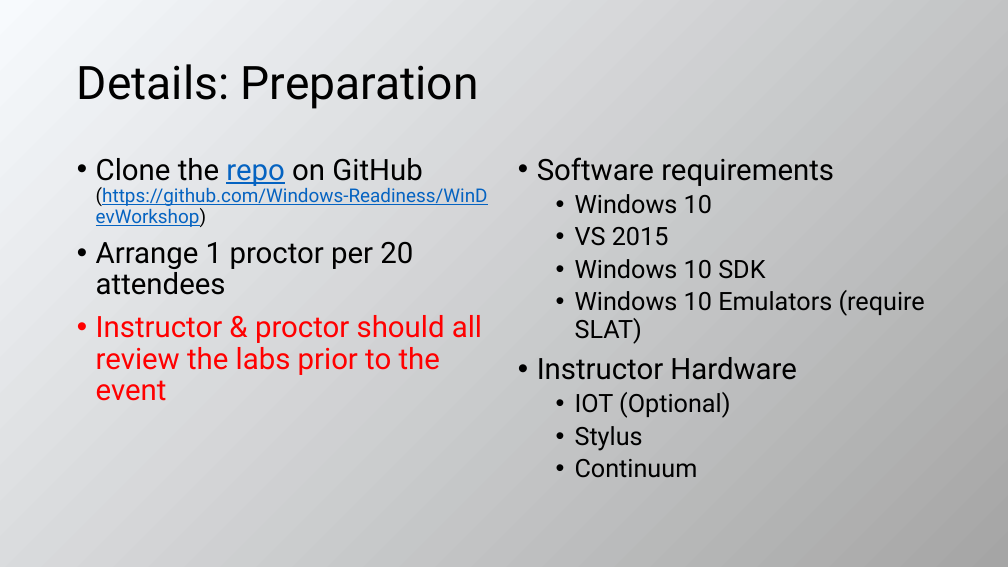
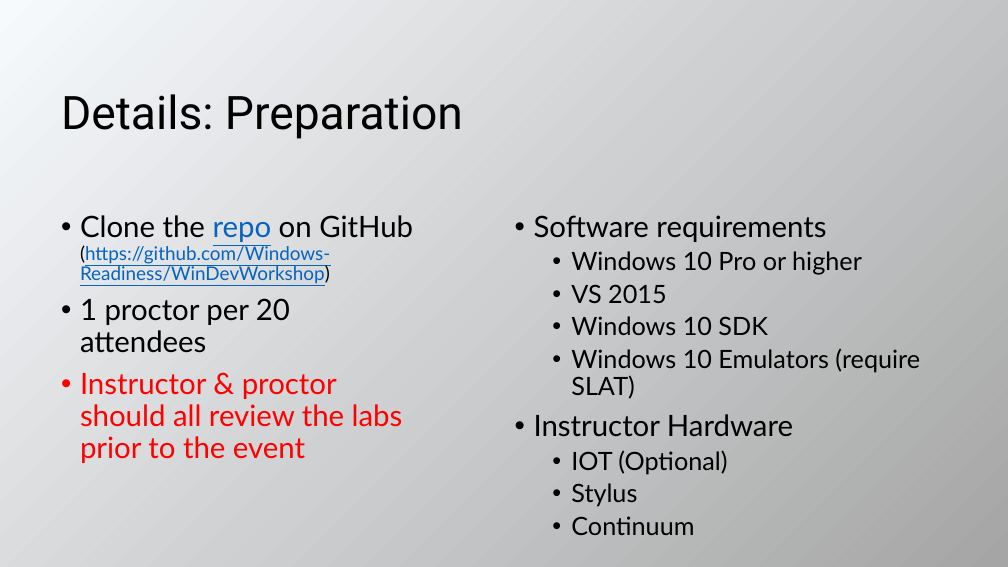
Before and after one commit to evangelism/WinDevWorkshop, a slide deck: slide 5 of 10.08.15.Train the Trainer.pptx (slide 4 before the commit). Drawn at 1008x567 pixels with LibreOffice and Linux fonts; fonts in the diff are those of the drawing. Boxes give left, top, right and bottom in pixels: in the first picture for what was removed or moved away, otherwise in the second. Text is boxed around its words. In the diff, an @@ line names an element or a change of style, - is before the commit and + after.

```diff
--- a/10.08.15.Train the Trainer.pptx
+++ b/10.08.15.Train the Trainer.pptx
@@ title "Details: Preparation": place and size @@
-title "Details: Preparation" at box(77, 64, 479, 109)
+title "Details: Preparation" at box(61, 94, 463, 139)
@@ text "Clone the repo on GitHub ...": place and size @@
-text "Clone the repo on GitHub ..." at box(96, 158, 488, 401)
+text "Clone the repo on GitHub ..." at box(80, 215, 413, 463)
@@ text "Software requirements": place and size @@
-text "Software requirements" at box(537, 157, 925, 478)
+text "Software requirements" at box(534, 215, 920, 535)
@@ text at box(80, 215, 413, 463): font Roboto to Lato in "Clone the repo on GitHub (https://github.com/Windows-Readine ...", "Instructor & proctor should all review the ..." @@
@@ text at box(534, 215, 920, 535): font Roboto to Lato in "Software requirements", "VS 2015", "Windows 10 SDK", "Windows 10 Emulators (require SLAT)" and 4 more places @@
@@ text at box(571, 251, 862, 275): text changed; font Roboto to Lato @@
-  • Windows 10
+  • Windows 10 Pro or higher
@@ text at box(80, 298, 290, 353): text changed; font Roboto to Lato @@
-• Arrange 1 proctor per 20 attendees
+• 1 proctor per 20 attendees
```
Also in this commit, not shown: 5 other slides changed, 11 slides added, 8 slides removed, 1 other file.
